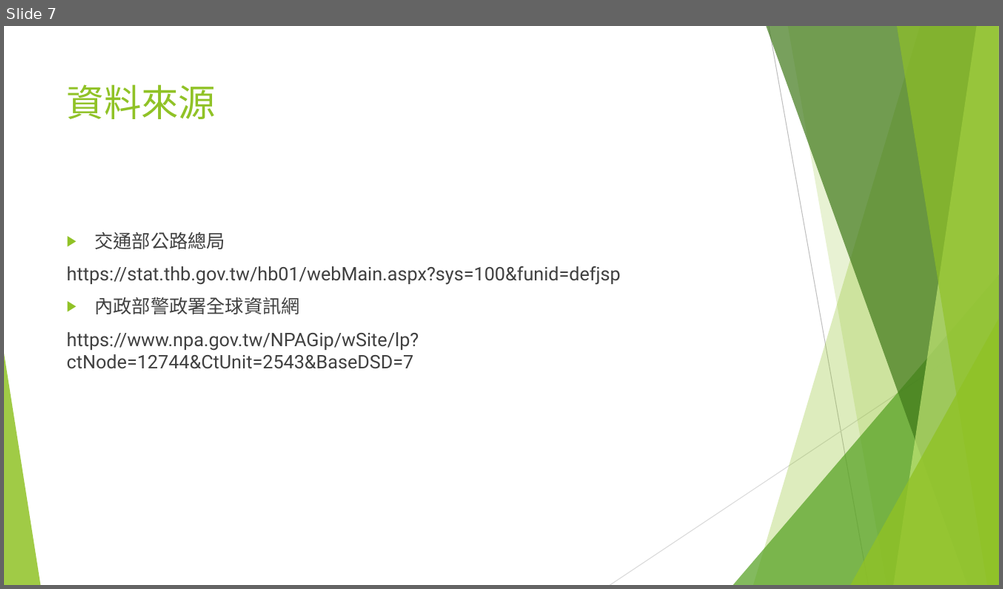
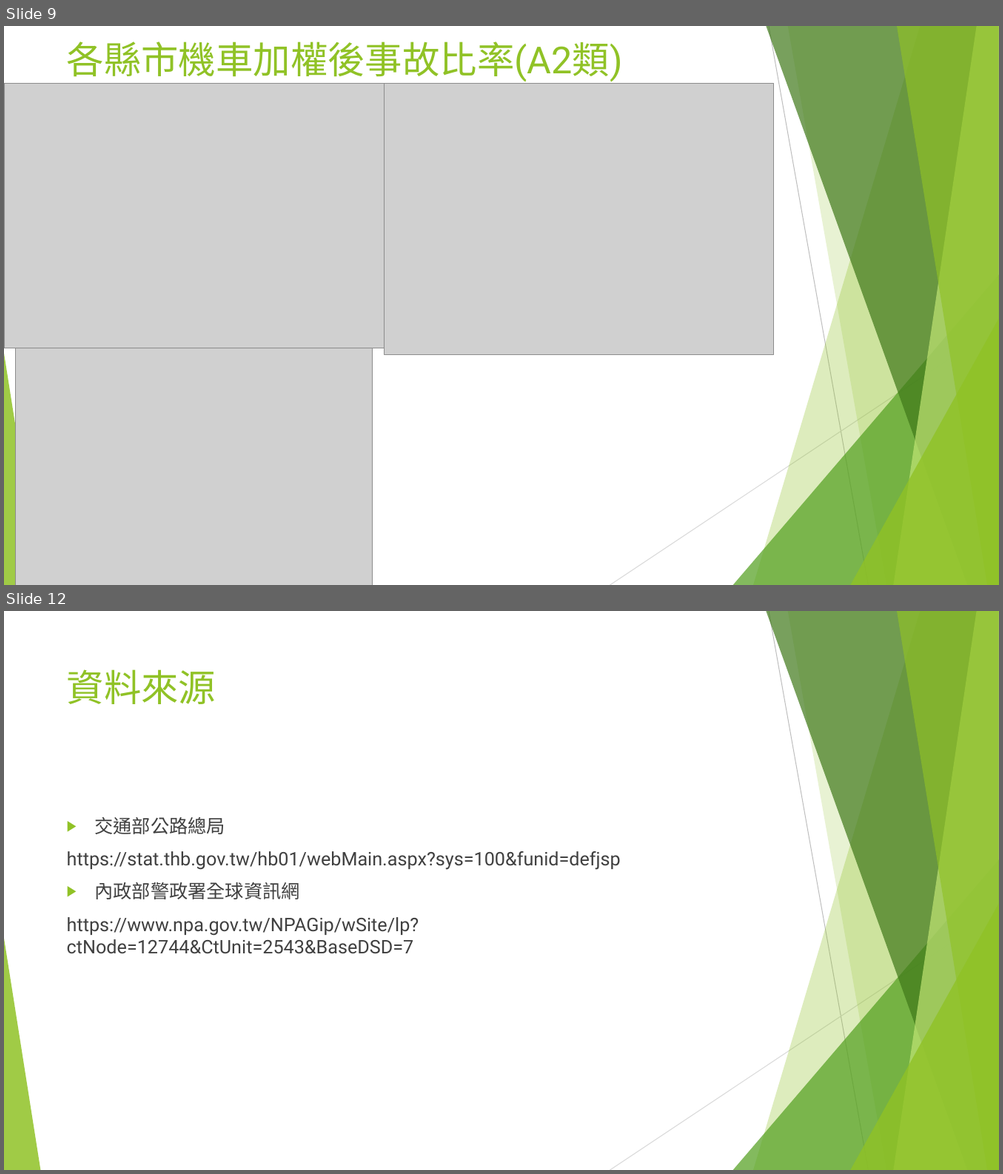
Before and after one commit to ooxx2500/python-sql-for-test, a slide deck: python/專題報告/專題報告-台灣交通事故.pptx. Shown one above the other, each under a label of ours: slide 7 before the commit, slides 9 and 12 after it; the slides between them are not shown. The pictures are 1003x589 and 1003x1174 pixels, drawn with LibreOffice and Linux fonts; fonts in the diff are those of the drawing; grey boxes stand for pictures. Boxes give left, top, right and bottom in pixels: in the first picture for what was removed or moved away, otherwise in the second. Text is boxed around its words. In the diff, an @@ line names an element or a change of style, - is before the commit and + after.

```diff
--- a/python/專題報告/專題報告-台灣交通事故.pptx
+++ b/python/專題報告/專題報告-台灣交通事故.pptx
@@ slide 9 added at [4,26,999,585], background #FFFFFF; not listed: 10 template elements that a slide beside it also shows @@
@@ title added at [67,42,623,82], 36 pt, text #90C226 @@
+各縣市機車加權後事故比率(A2類)
@@ picture added at [4,84,384,349] @@
@@ picture added at [384,84,774,355] @@
@@ picture added at [15,349,373,585] @@
@@ what was slide 7 is now slide 12 @@
```
Also in this commit, not shown: 2 slides changed, 8 other slides added, 4 slides removed, 53 other files.
